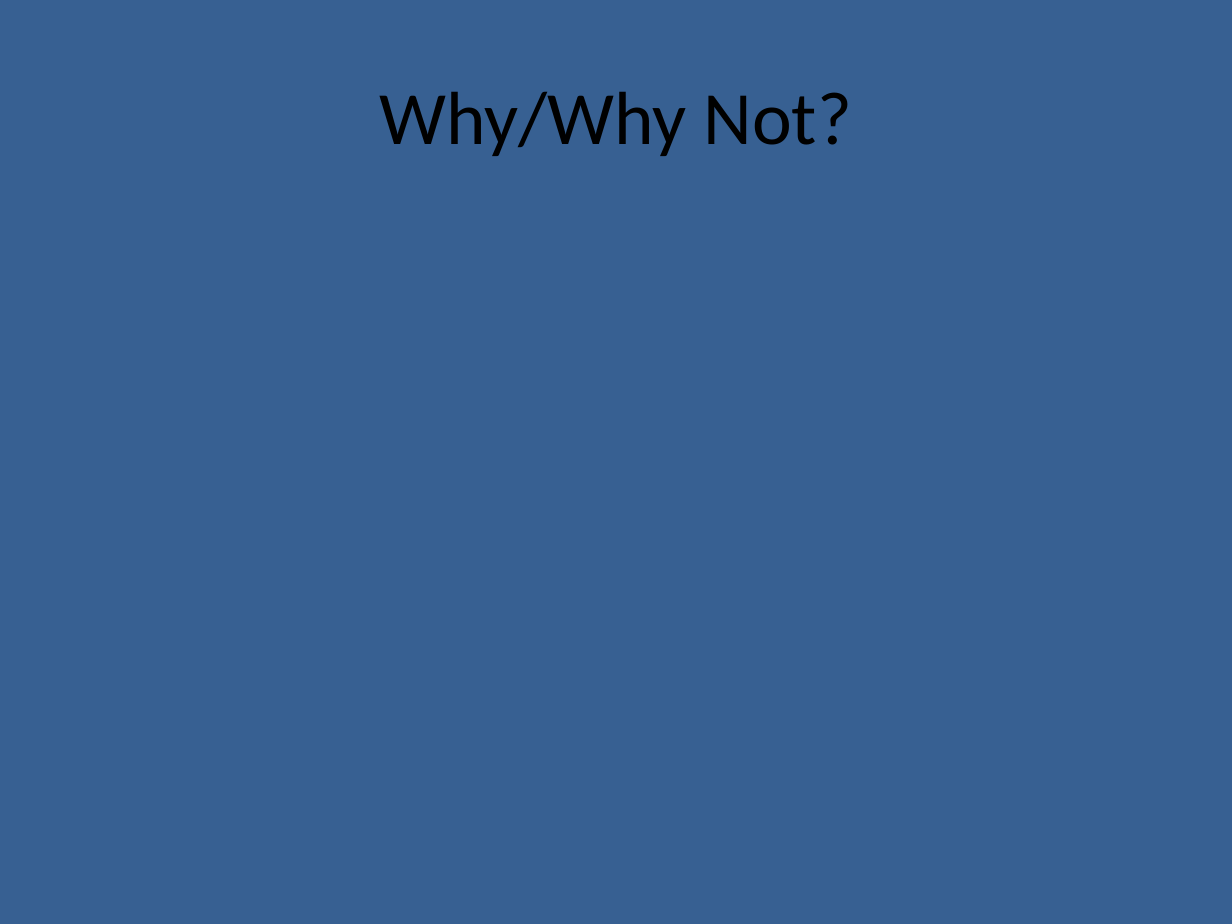
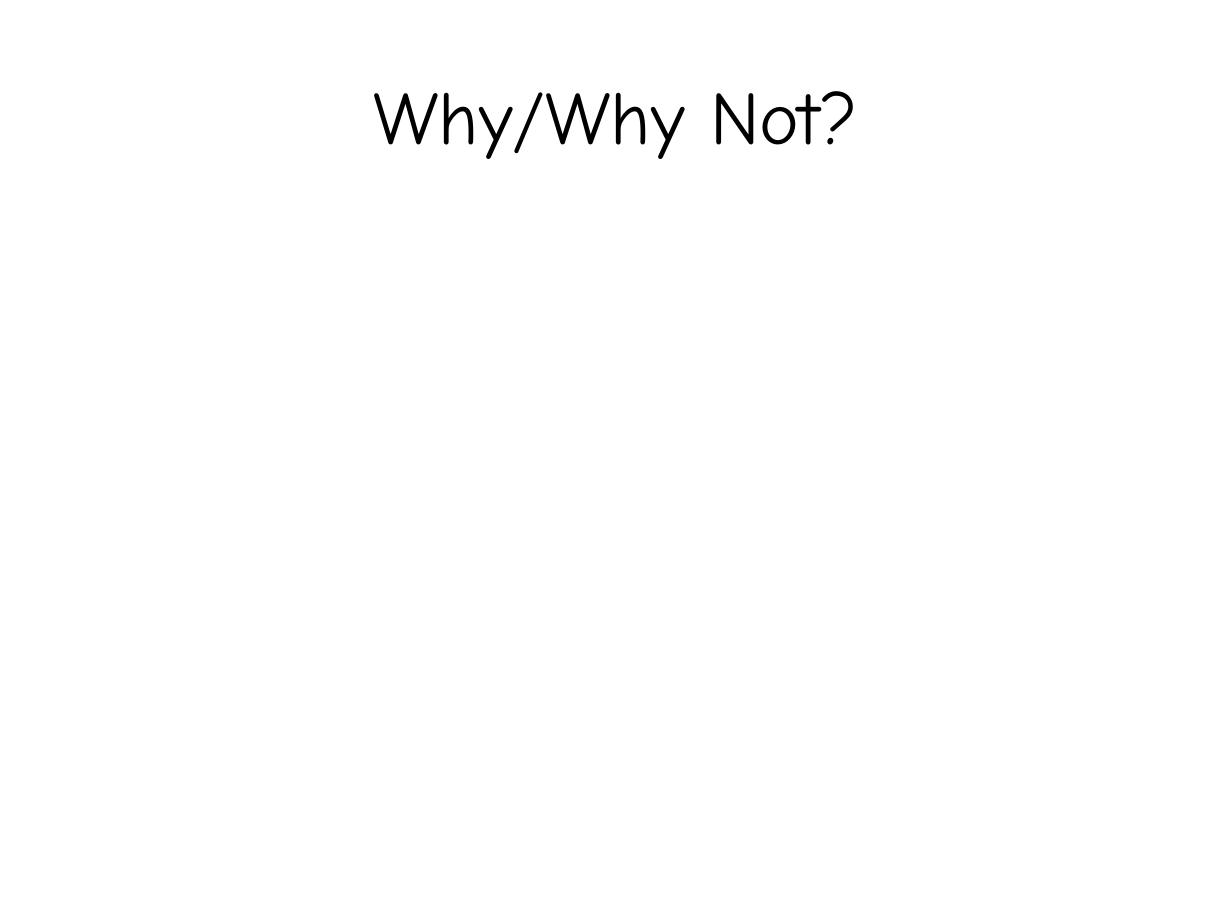
Before and after one commit to Chris-Mahon/BattlezoneRedux, a slide deck: slide 4 of Documentation/Presentations/Presentation - Methodologies.pptx (slide 5 before the commit). Drawn at 1232x924 pixels with LibreOffice and Linux fonts; fonts in the diff are those of the drawing; background and template pictures are left out. Boxes give left, top, right and bottom in pixels: in the first picture for what was removed or moved away, otherwise in the second. Text is boxed around its words. In the diff, an @@ line names an element or a change of style, - is before the commit and + after.

```diff
--- a/Documentation/Presentations/Presentation - Methodologies.pptx
+++ b/Documentation/Presentations/Presentation - Methodologies.pptx
@@ background #376092 to picture (left out) @@
@@ title "Why/Why Not?" at <box>374,91,858,159</box>: font Calibri to Comic Neue @@
```
Also in this commit, not shown: 9 other slides changed, 9 other files.
